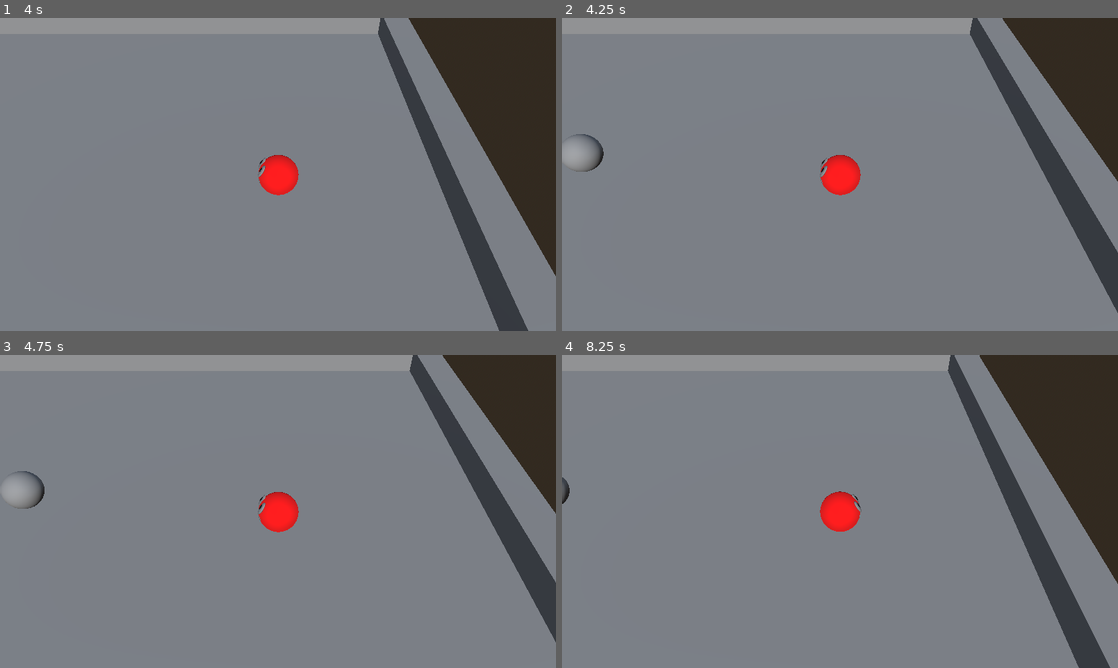
Above: before the commit, frames 1-4 (two rows, left to right).
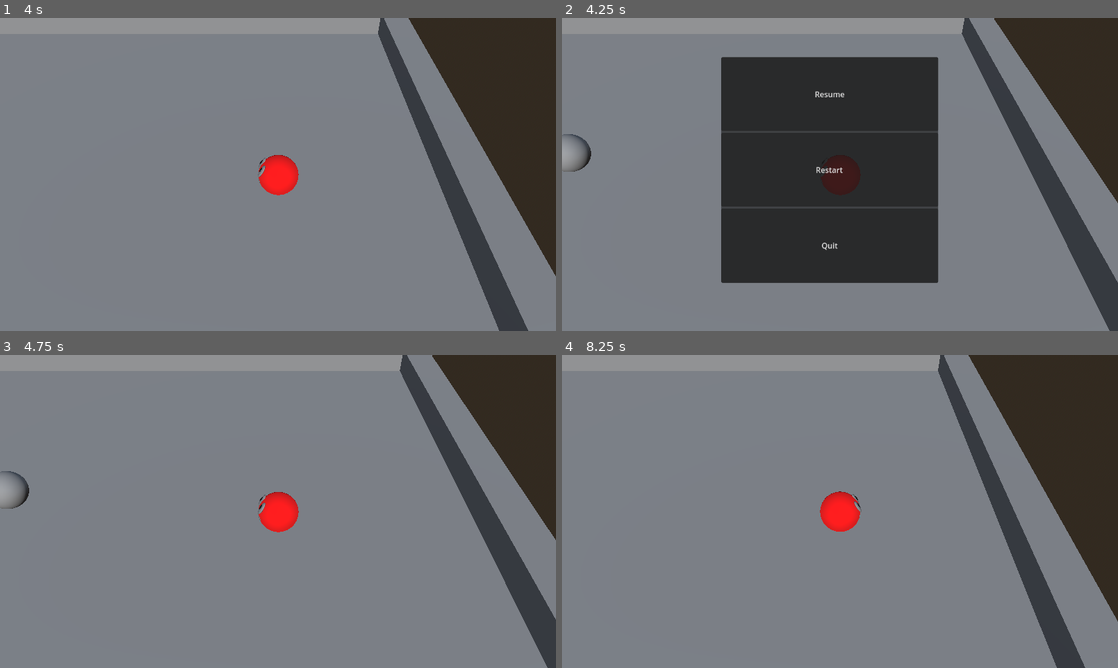
Above: after the commit, the same moments.

Repository: melonboyo/entomo
Game: Godot game, scene res://Scenes/CharacterTesting.tscn
The game is run twice, just before and just after one commit, with the same random seed, the same clock (stepped at 60 frames per second) and the same inputs.
Inputs (mouse positions are in pixels of both pictures, inside the frame that each line leads up to):
- Up to frame 1 (4 s): hold D (move_right) 0.53-1.28 s; tap E (interact) at 0.6, 2.1, 3.6 s; tap Space (move_jump) at 0.77, 1.52, 3.02, 3.77 s; hold S (move_backward) 1.28-2.03 s; tap Q (special_ability) at 1.35, 2.85 s; hold D (move_right) 2.03-2.78 s; hold W (move_forward) 2.78-3.53 s; hold A (move_left) from 3.53 s (still down)
- Up to frame 2 (4.25 s): keep holding A (move_left); tap Escape (escape, bound only after the commit) at 4.15 s
- Up to frame 3 (4.75 s): release A (move_left) at 4.25 s; click (266, 430) at 4.25 s, where only the run after the commit has a clickable "Resume"
- Up to frame 4 (8.25 s): tap Enter at 5 s; hold A (move_left) 5.03-5.78 s; tap Q (special_ability) at 5.1, 6.6, 8.1 s; tap Space (move_jump) at 5.27, 6.77, 7.52 s; hold S (move_backward) 5.78-6.53 s; tap E (interact) at 5.85, 7.35 s; hold D (move_right) 6.53-7.28 s; hold W (move_forward) 7.28-8.03 s; hold D (move_right) from 8.03 s (still down)

Frame 1 is identical in both runs. In frame 2, 34% of the frame differs, in the area x 0-100%, y 0-100%; in frame 3, 6.9%; in frame 4, 8.3%.

Commit message:
pause menu implemented

Diff:
--- a/Scenes/CharacterTesting.tscn
+++ b/Scenes/CharacterTesting.tscn
@@ -1,9 +1,10 @@
-[gd_scene load_steps=10 format=3 uid="uid://dyudv4itc62ua"]
+[gd_scene load_steps=11 format=3 uid="uid://dyudv4itc62ua"]
 
 [ext_resource type="Script" path="res://GameController/Camera.gd" id="1_gdsmn"]
 [ext_resource type="PackedScene" uid="uid://cxrj60oxxptdh" path="res://Characters/Parasite/Parasite.tscn" id="1_htcmh"]
 [ext_resource type="PackedScene" uid="uid://dclrt7yy6gtq6" path="res://GameStateManager/GameStateManager.tscn" id="2_lrlr4"]
 [ext_resource type="PackedScene" uid="uid://ceq3k2pduj7cb" path="res://Characters/Beetle/Beetle.tscn" id="4_4n16y"]
+[ext_resource type="PackedScene" uid="uid://daoe6gj0bo2qr" path="res://Scenes/pause_menu.tscn" id="5_c0eho"]
 
 [sub_resource type="BoxShape3D" id="BoxShape3D_2cuf7"]
 
@@ -106,3 +107,8 @@
 transform = Transform3D(1, 0, 0, 0, 1, 0, 0, 0, 1, 0, 0, 10.676)
 fov = 40.0
 size = 20.0
+
+[node name="CanvasLayer" type="CanvasLayer" parent="."]
+
+[node name="PauseMenu" parent="CanvasLayer" instance=ExtResource("5_c0eho")]
+visible = false
--- /dev/null
+++ b/Scenes/pause_menu.tscn
@@ -0,0 +1,43 @@
+[gd_scene load_steps=2 format=3 uid="uid://daoe6gj0bo2qr"]
+
+[ext_resource type="Script" path="res://pausemenu.gd" id="1_6ddw0"]
+
+[node name="PauseMenu" type="Control"]
+process_mode = 3
+layout_mode = 3
+anchors_preset = 15
+anchor_right = 1.0
+anchor_bottom = 1.0
+grow_horizontal = 2
+grow_vertical = 2
+script = ExtResource("1_6ddw0")
+
+[node name="PanelContainer" type="PanelContainer" parent="."]
+layout_mode = 0
+offset_left = 329.0
+offset_top = 80.0
+offset_right = 779.0
+offset_bottom = 548.0
+
+[node name="VBoxContainer" type="VBoxContainer" parent="PanelContainer"]
+layout_mode = 2
+
+[node name="Resume" type="Button" parent="PanelContainer/VBoxContainer"]
+layout_mode = 2
+size_flags_vertical = 3
+text = "Resume"
+
+[node name="Restart" type="Button" parent="PanelContainer/VBoxContainer"]
+layout_mode = 2
+size_flags_vertical = 3
+text = "Restart"
+
+[node name="Quit" type="Button" parent="PanelContainer/VBoxContainer"]
+layout_mode = 2
+size_flags_vertical = 3
+text = "Quit
+"
+
+[connection signal="pressed" from="PanelContainer/VBoxContainer/Resume" to="." method="_on_resume_pressed"]
+[connection signal="pressed" from="PanelContainer/VBoxContainer/Restart" to="." method="_on_restart_pressed"]
+[connection signal="pressed" from="PanelContainer/VBoxContainer/Quit" to="." method="_on_quit_pressed"]
--- /dev/null
+++ b/pausemenu.gd
@@ -0,0 +1,35 @@
+extends Control
+
+func resume():
+	get_tree().paused = false
+	hide()
+func pause():
+	get_tree().paused = true
+
+func testEsc():
+	if Input.is_action_just_pressed("escape") and !get_tree().paused:
+		pause()
+		show()
+	elif Input.is_action_just_pressed("escape") and get_tree().paused:
+		resume()
+		hide()
+
+
+
+
+
+func _on_resume_pressed():
+	resume()
+
+
+func _on_restart_pressed():
+	resume()
+	get_tree().reload_current_scene()
+
+
+
+func _on_quit_pressed():
+	get_tree().quit()
+
+func _process(delta):
+	testEsc()
--- a/project.godot
+++ b/project.godot
@@ -21,6 +21,10 @@
 window/size/always_on_top=true
 window/stretch/mode="viewport"
 window/vsync/vsync_mode=0
+
+[dotnet]
+
+project/assembly_name="Entomo"
 
 [input]
 
@@ -59,3 +63,8 @@
 "events": [Object(InputEventKey,"resource_local_to_scene":false,"resource_name":"","device":-1,"window_id":0,"alt_press …(192 unchanged characters)…
 ]
 }
+escape={
+"deadzone": 0.5,
+"events": [Object(InputEventKey,"resource_local_to_scene":false,"resource_name":"","device":-1,"window_id":0,"alt_pressed":false,"shift_pressed":false,"ctrl_pressed":false,"meta_pressed":false,"pressed":false,"keycode":0,"physical_keycode":4194305,"key_label":0,"unicode":0,"location":0,"echo":false,"script":null)
+]
+}
